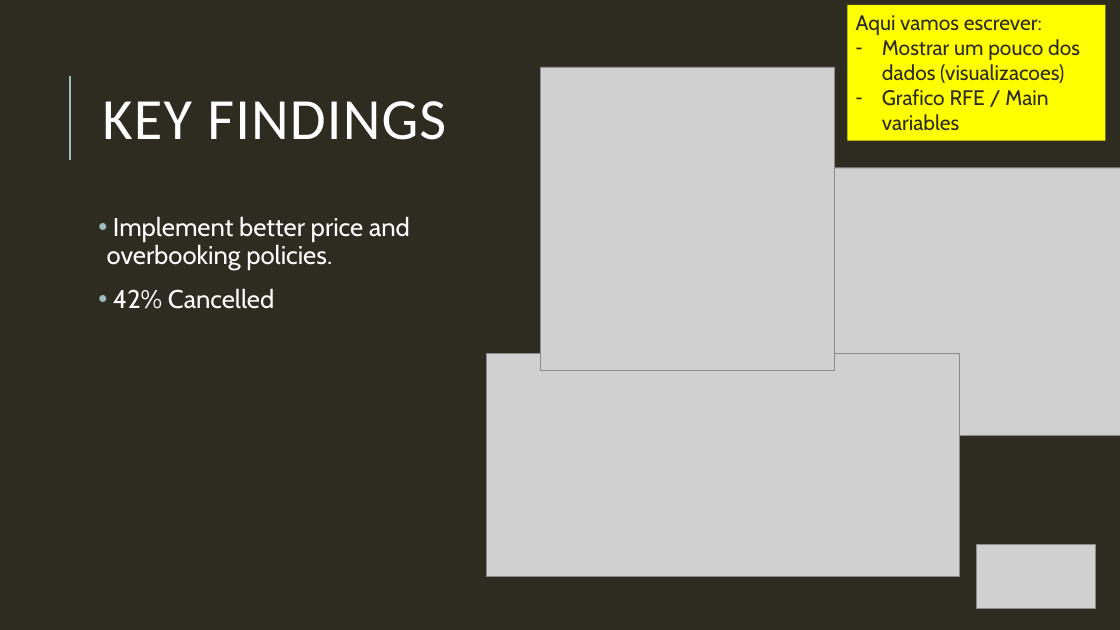
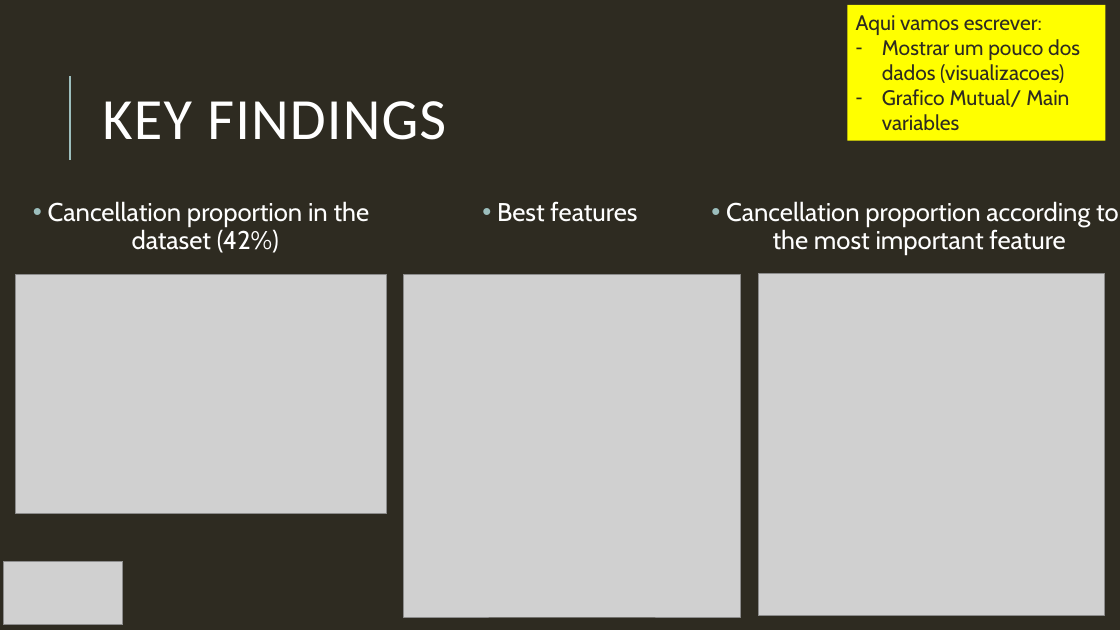
Before and after one commit to Debs86/Business_Cases_Projects, a slide deck: slide 4 of BC2/GroupD_BC2_Presentation.pptx. Drawn at 1120x630 pixels with LibreOffice and Linux fonts; fonts in the diff are those of the drawing; grey boxes stand for pictures. Boxes give left, top, right and bottom in pixels: in the first picture for what was removed or moved away, otherwise in the second. Text is boxed around its words. In the diff, an @@ line names an element or a change of style, - is before the commit and + after.

```diff
--- a/BC2/GroupD_BC2_Presentation.pptx
+++ b/BC2/GroupD_BC2_Presentation.pptx
@@ picture removed at (x1=540, y1=67, x2=834, y2=371) @@
@@ text in rectangle at (x1=882, y1=89, x2=1069, y2=130): text changed @@
-– Grafico RFE / Main variables
+– Grafico Mutual/ Main variables
@@ picture removed at (x1=790, y1=168, x2=1120, y2=436) @@
@@ text added at (x1=48, y1=201, x2=370, y2=253), 22 pt, text #FFFFFF @@
+• Cancellation proportion in the dataset (42%)
@@ text added at (x1=497, y1=201, x2=637, y2=222), 22 pt, text #FFFFFF @@
+• Best features
+  c
@@ text added at (x1=726, y1=201, x2=1119, y2=255), 22 pt, text #FFFFFF @@
+• Cancellation proportion according to the most important feature
@@ text removed at (x1=107, y1=216, x2=410, y2=309) @@
-• Implement better price and overbooking policies.
-• 42% Cancelled
@@ picture added at (x1=15, y1=275, x2=386, y2=513) @@
@@ picture added at (x1=403, y1=275, x2=741, y2=617) @@
@@ picture added at (x1=759, y1=273, x2=1105, y2=615) @@
@@ picture removed at (x1=486, y1=354, x2=960, y2=576) @@
@@ picture moved from (x1=977, y1=544, x2=1096, y2=608) to (x1=3, y1=561, x2=123, y2=625) @@
```
Also in this commit, not shown: 3 other slides changed, 1 slide removed.
